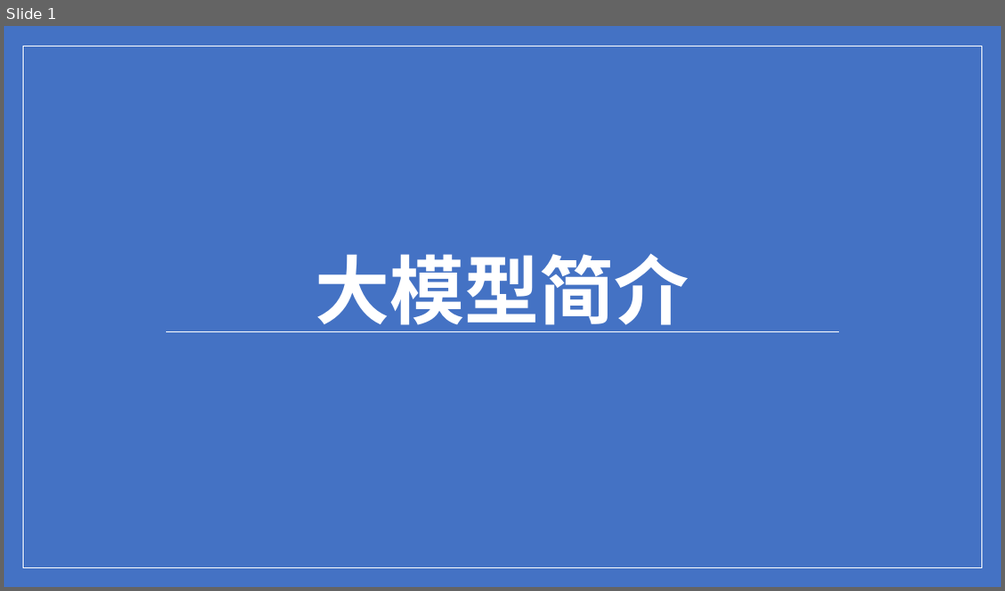
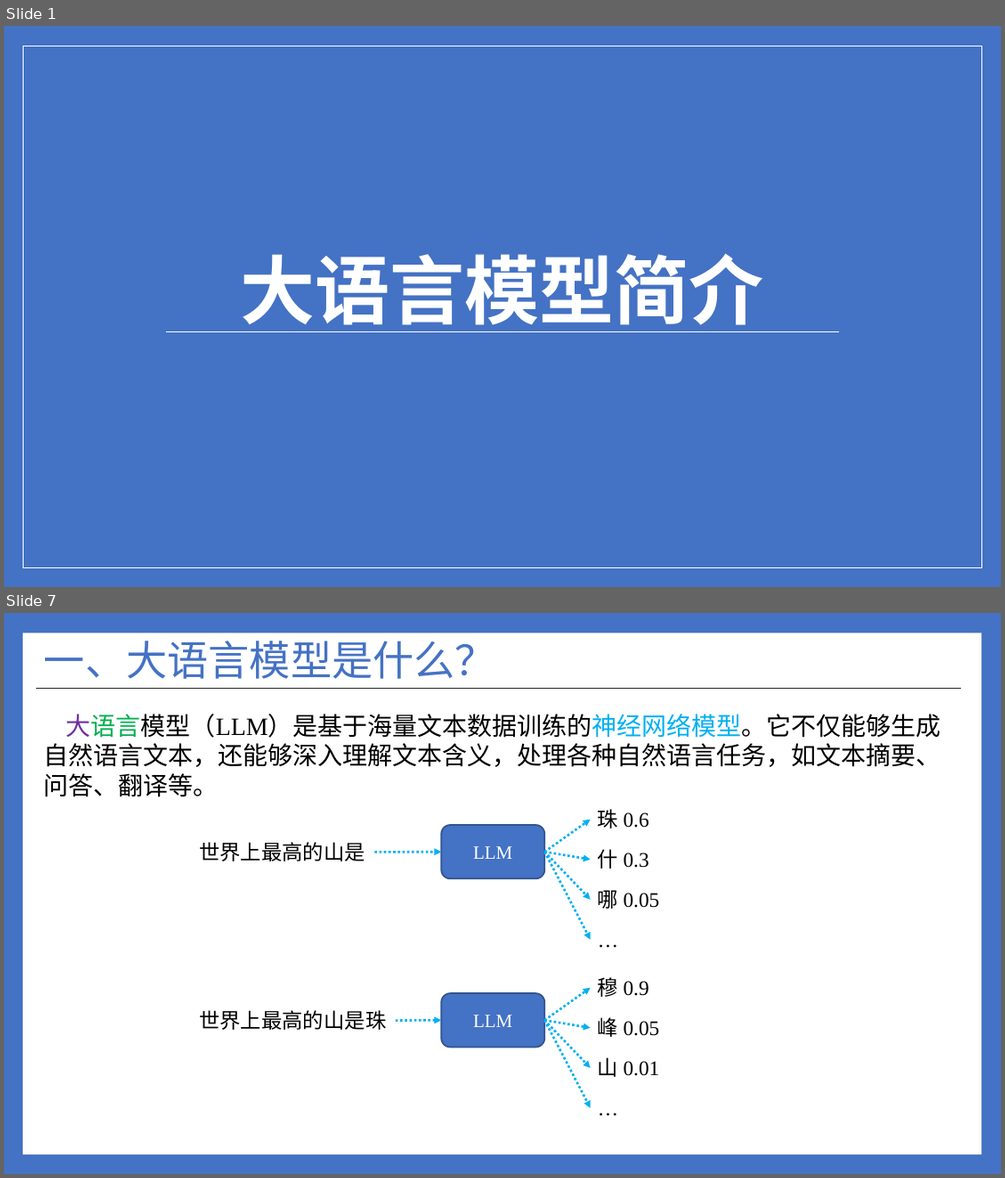
Before and after one commit to ylsdamxssjxxdd/eva, a slide deck: utils/软件介绍.pptx. Shown one above the other, each under a label of ours: slide 1 before the commit, slides 1 and 7 after it; the slides between them are not shown. The pictures are 1005x591 and 1005x1178 pixels, drawn with LibreOffice and Linux fonts; fonts in the diff are those of the drawing. Boxes give left, top, right and bottom in pixels: in the first picture for what was removed or moved away, otherwise in the second. Text is boxed around its words. In the diff, an @@ line names an element or a change of style, - is before the commit and + after.

```diff
--- a/utils/软件介绍.pptx
+++ b/utils/软件介绍.pptx
@@ slide 7 added at [4, 613, 1001, 1174], background #4472C4 @@
@@ rectangle added at [23, 633, 981, 1154], fill #FFFFFF @@
@@ title added at [44, 641, 496, 679], 39.6 pt, text #4472C4 @@
+一、大语言模型是什么？
@@ line added from (36, 689) to (961, 689), #262626 1 pt @@
@@ text added at [44, 714, 941, 797], 24 pt, text #000000 @@
+大语言模型（LLM）是基于海量文本数据训练的神经网络模型。它不仅能够生成自然语言文本，还能够深入理解文本含义，处理各种自然语言任务，如文本摘要、问答、翻译等。
@@ rounded rectangle added at [442, 825, 544, 878], fill #4472C4, outline #325491 1.5 pt, 18 pt, text #FFFFFF @@
+LLM
@@ arrow added from (544, 852) to (591, 819), #00B0F0 2.25 pt dashed @@
@@ text added at [598, 809, 649, 828], 20 pt, text #000000 @@
+珠 0.6
@@ text added at [199, 842, 365, 861], 20 pt, text #000000 @@
+世界上最高的山是
@@ arrow added from (375, 852) to (442, 852), #00B0F0 2.25 pt dashed @@
@@ arrow added from (544, 852) to (591, 900), #00B0F0 2.25 pt dashed @@
@@ arrow added from (544, 852) to (591, 859), #00B0F0 2.25 pt dashed @@
@@ arrow added from (544, 852) to (591, 940), #00B0F0 2.25 pt dashed @@
@@ text added at [598, 849, 649, 868], 20 pt, text #000000 @@
+什 0.3
@@ text added at [598, 890, 660, 908], 20 pt, text #000000 @@
+哪 0.05
@@ text added at [591, 924, 626, 957], 20 pt, text #000000 @@
+…
@@ text added at [598, 977, 649, 997], 20 pt, text #000000 @@
+穆 0.9
@@ text added at [199, 1010, 386, 1030], 20 pt, text #000000 @@
+世界上最高的山是珠
@@ rounded rectangle added at [442, 993, 544, 1046], fill #4472C4, outline #325491 1.5 pt, 18 pt, text #FFFFFF @@
+LLM
@@ arrow added from (544, 1020) to (591, 988), #00B0F0 2.25 pt dashed @@
@@ arrow added from (396, 1021) to (442, 1020), #00B0F0 2.25 pt dashed @@
@@ arrow added from (544, 1020) to (591, 1068), #00B0F0 2.25 pt dashed @@
@@ arrow added from (544, 1020) to (591, 1028), #00B0F0 2.25 pt dashed @@
@@ arrow added from (544, 1020) to (591, 1108), #00B0F0 2.25 pt dashed @@
@@ text added at [598, 1017, 660, 1037], 20 pt, text #000000 @@
+峰 0.05
@@ text added at [598, 1057, 660, 1077], 20 pt, text #000000 @@
+山 0.01
@@ text added at [591, 1092, 626, 1125], 20 pt, text #000000 @@
+…
@@ slide 1 changed as well @@
@@ title at [241, 253, 764, 332]: text changed @@
-大模型简介
+大语言模型简介
```
Also in this commit, not shown: 4 other slides changed, 8 other slides added, 2 slides removed, 8 other files.
